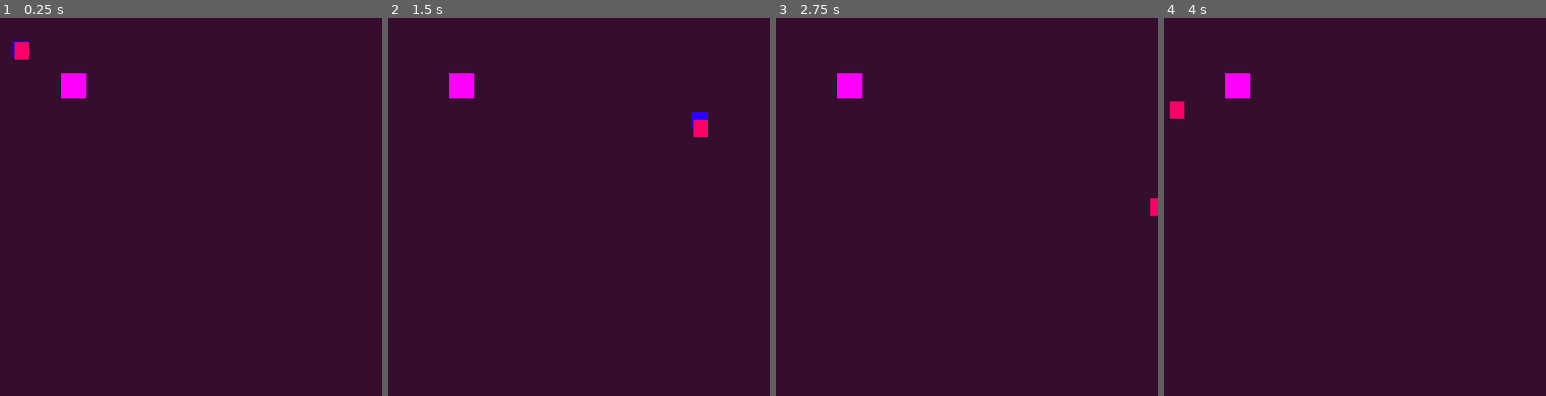
Above: before the commit, frames 1-4 (left to right).
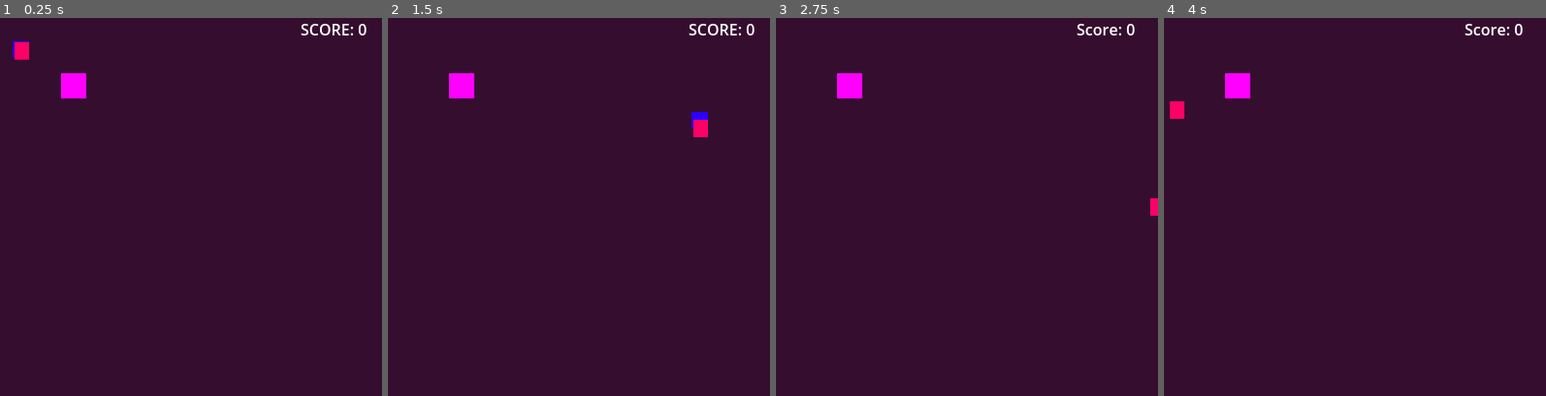
Above: after the commit, the same moments.

Repository: Zarathecat/badsnake
Game: Godot game, scene res://main.tscn
The game is run twice, just before and just after one commit, with the same random seed, the same clock (stepped at 60 frames per second) and the same inputs.
Inputs:
- Up to frame 1 (0.25 s): no input
- Up to frame 2 (1.5 s): tap Enter at 0.5 s; hold Right (move_right) 0.53-1.28 s; hold Down (move_down) from 1.28 s (still down)
- Up to frame 3 (2.75 s): release Down (move_down) at 2.03 s; hold Right (move_right) from 2.03 s (still down)
- Up to frame 4 (4 s): release Right (move_right) at 2.78 s; hold Up (move_up) 2.78-3.53 s; hold Left (move_left) from 3.53 s (still down)

The runs differ from the first frame. In frame 1, 0.3% of the frame differs, in the area x 78-96%, y 1-5%; in frame 2, 0.3%; in frame 3, 0.2%; in frame 4, 0.2%.

Commit message:
Add score display

Diff:
--- a/main.gd
+++ b/main.gd
@@ -115,7 +115,7 @@
 func game_over():
 	$Deathsound.play()
 	print("game over!")
-	print("Score: " + str(score))
+	update_score_display()
 	var segments = get_tree().get_nodes_in_group("segments")
 	for segment in segments:
 		segment.queue_free()
@@ -123,6 +123,9 @@
 	$Head.last_dir = ""
 	score = 0
 	death_flag = false # auto-restart
+
+func update_score_display():
+	$Hud/Score.text = "Score: " + str(score)
 
 func _on_head_area_entered(area: Area2D) -> void:
 	death_flag = true
@@ -132,9 +135,8 @@
 # item of food, and the score doesn't skyrocket.
 func _on_food_area_entered(area: Area2D) -> void:
 	$Food/CollisionShape2D.set_deferred(&"disabled", true)
-	print("ate food!")
 	score += 1
-	print("Score: " + str(score))
+	update_score_display()
 	make_food()
 	grow_snake()
 
--- a/main.tscn
+++ b/main.tscn
@@ -1,10 +1,11 @@
-[gd_scene load_steps=6 format=3 uid="uid://cdc01awn2mvdb"]
+[gd_scene load_steps=7 format=3 uid="uid://cdc01awn2mvdb"]
 
 [ext_resource type="Script" path="res://main.gd" id="1_6wsbv"]
 [ext_resource type="PackedScene" uid="uid://bdo1b4k5x7ugk" path="res://food.tscn" id="2_6b8jg"]
 [ext_resource type="PackedScene" uid="uid://cehq7g6upquki" path="res://segment.tscn" id="2_yjprj"]
 [ext_resource type="PackedScene" uid="uid://bfu5hsndt7v6a" path="res://head.tscn" id="4_qd7gk"]
 [ext_resource type="Script" path="res://head.gd" id="5_lohqq"]
+[ext_resource type="Script" path="res://hud.gd" id="6_blstu"]
 
 [node name="Main" type="Node"]
 script = ExtResource("1_6wsbv")
@@ -28,6 +29,14 @@
 script = ExtResource("5_lohqq")
 
 [node name="Hud" type="CanvasLayer" parent="."]
+script = ExtResource("6_blstu")
+
+[node name="Score" type="Label" parent="Hud"]
+offset_left = 316.0
+offset_top = 5.0
+offset_right = 385.0
+offset_bottom = 48.0
+text = "SCORE: 0"
 
 [node name="Bgm" type="AudioStreamPlayer" parent="."]
 
